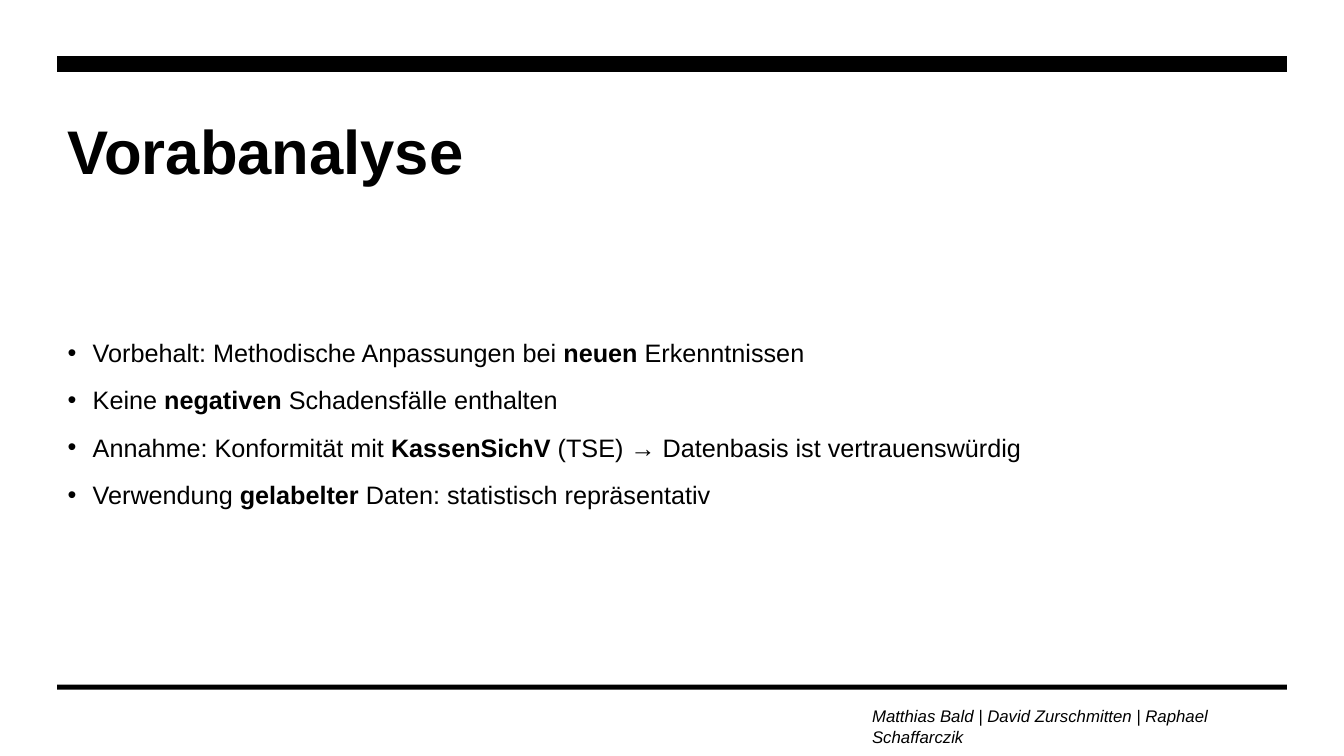
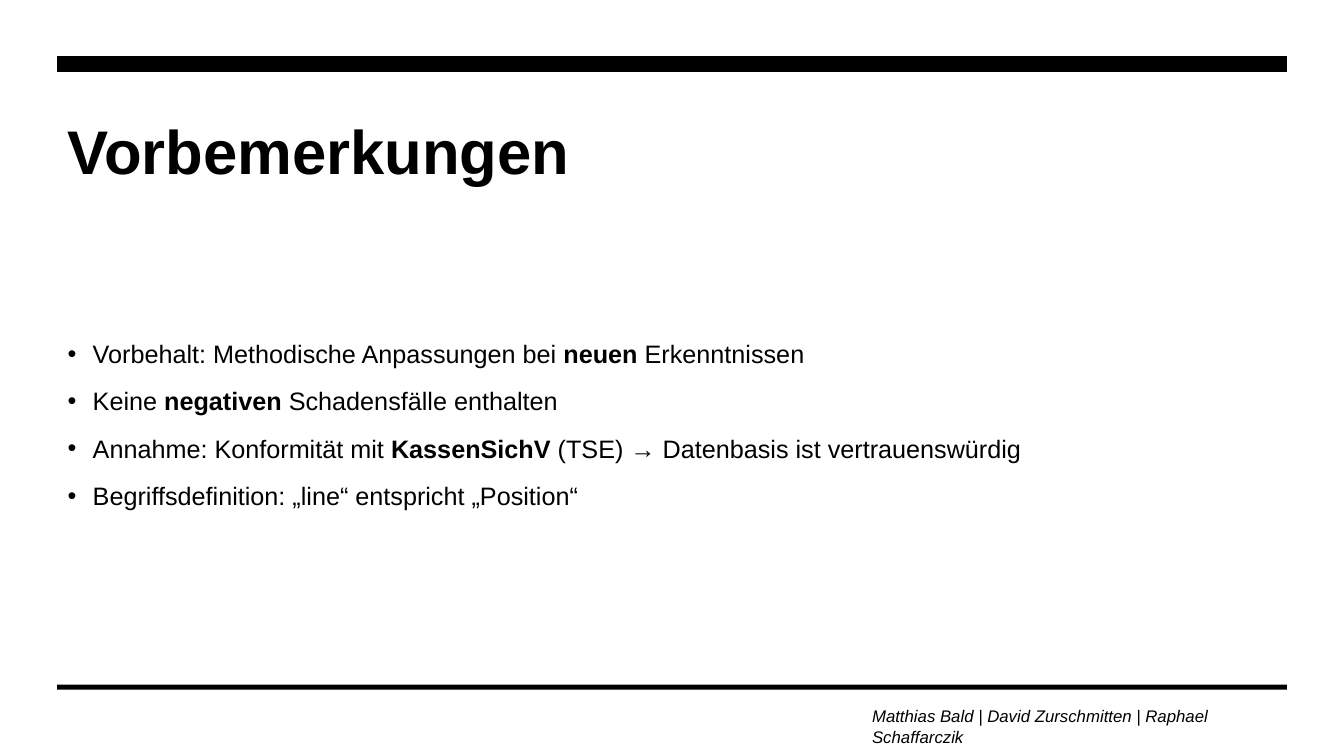
Before and after one commit to zurdavid/projektpraktikum-datascience, a slide deck: slide 4 of präsentationen/Meilenstein2_Praesentation.pptx. Drawn at 1344x756 pixels with LibreOffice and Linux fonts; fonts in the diff are those of the drawing; background and template pictures are left out. Boxes give left, top, right and bottom in pixels: in the first picture for what was removed or moved away, otherwise in the second. Text is boxed around its words. In the diff, an @@ line names an element or a change of style, - is before the commit and + after.

```diff
--- a/präsentationen/Meilenstein2_Praesentation.pptx
+++ b/präsentationen/Meilenstein2_Praesentation.pptx
@@ title at (x1=68, y1=129, x2=570, y2=186): text changed @@
-Vorabanalyse
+Vorbemerkungen
@@ text at (x1=93, y1=486, x2=578, y2=511): text changed @@
-• Verwendung gelabelter Daten: statistisch repräsentativ
+• Begriffsdefinition: „line“ entspricht „Position“
```
Also in this commit, not shown: 10 other slides changed, 8 slides added, 8 slides removed, 1 other file.
